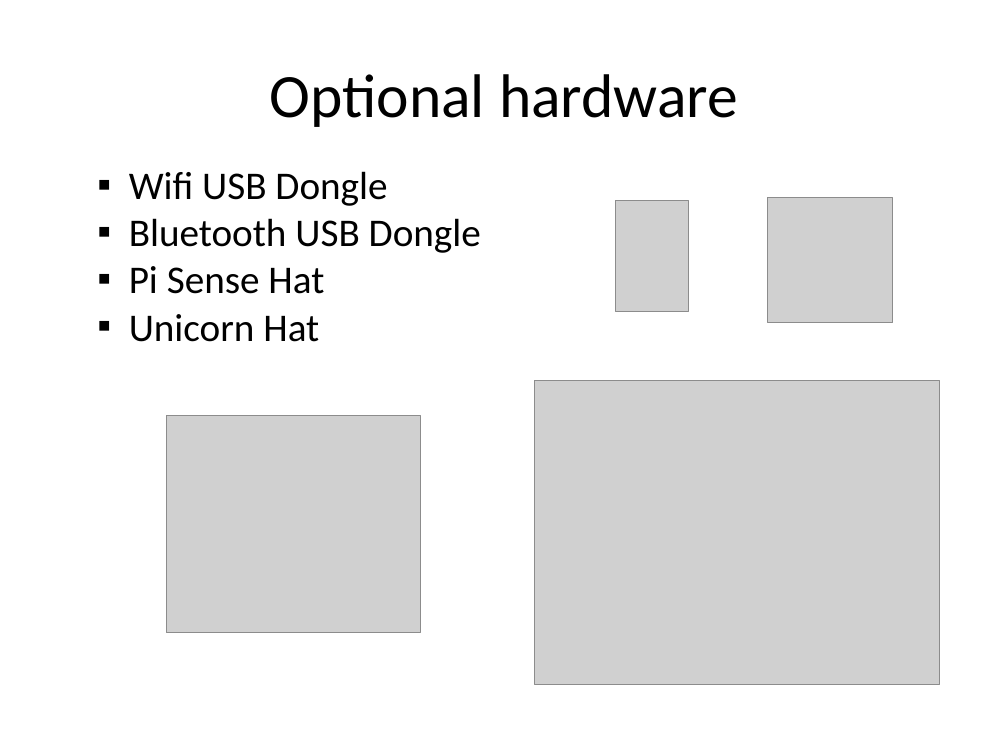
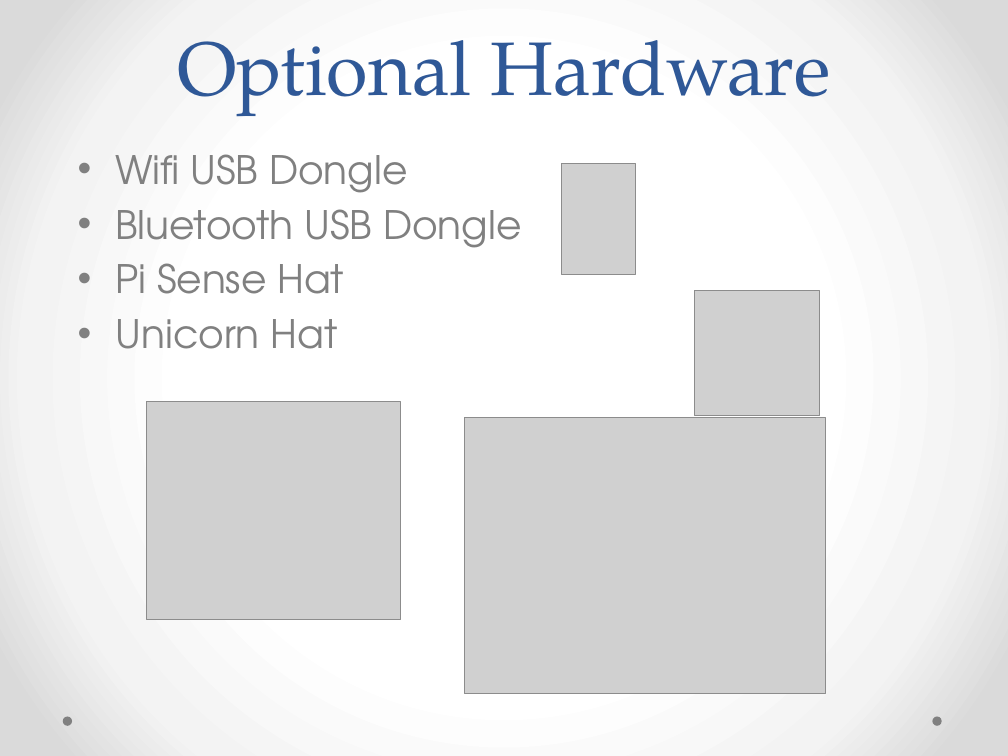
Before and after one commit to plaatsoft/plaatenergy, a slide deck: slide 5 of doc/ppt/PlaatEnergy Design.pptx. Drawn at 1008x756 pixels with LibreOffice and Linux fonts; fonts in the diff are those of the drawing; grey boxes stand for pictures. Boxes give left, top, right and bottom in pixels: in the first picture for what was removed or moved away, otherwise in the second. Text is boxed around its words. In the diff, an @@ line names an element or a change of style, - is before the commit and + after.

```diff
--- a/doc/ppt/PlaatEnergy Design.pptx
+++ b/doc/ppt/PlaatEnergy Design.pptx
@@ background #FFFFFF to gradient #FFFFFF to #F4F4F4 to #DADADA @@
@@ title "Optional Hardware" at box(177, 40, 831, 117): vertical alignment middle to bottom @@
@@ title at box(177, 40, 831, 117): text changed; size 44 to 54 pt; font Calibri to TeX Gyre Pagella; text colour #000000 to #2F5897 @@
-Optional hardware
+Optional Hardware
@@ text "Wifi USB Dongle": place and size @@
-text "Wifi USB Dongle" at box(129, 171, 481, 342)
+text "Wifi USB Dongle" at box(115, 154, 522, 349)
@@ text "Wifi USB Dongle" at box(115, 154, 522, 349): font Calibri to TeX Gyre Adventor, text colour #000000 to #808080; bullet ▪ to •; more space between paragraphs @@
@@ picture: place and size @@
-picture at box(615, 201, 688, 311)
+picture at box(561, 163, 635, 274)
@@ picture: place and size @@
-picture at box(767, 198, 892, 323)
+picture at box(695, 290, 820, 415)
@@ picture: place and size @@
-picture at box(166, 415, 420, 633)
+picture at box(147, 402, 401, 620)
@@ picture: place and size @@
-picture at box(535, 381, 940, 684)
+picture at box(465, 417, 826, 694)
@@ ellipse added at box(62, 717, 72, 726), fill #808080 @@
@@ ellipse added at box(932, 717, 941, 726), fill #808080 @@
```
Also in this commit, not shown: 10 other slides changed, 10 slides added, 14 slides removed, 3 other files.
